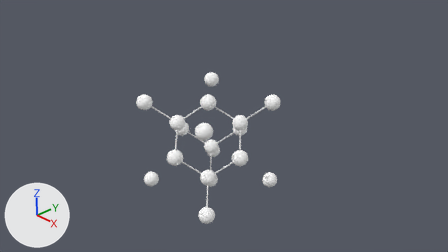
Renders of the Blender file Silicon-nocolor.blend from each side of a commit.
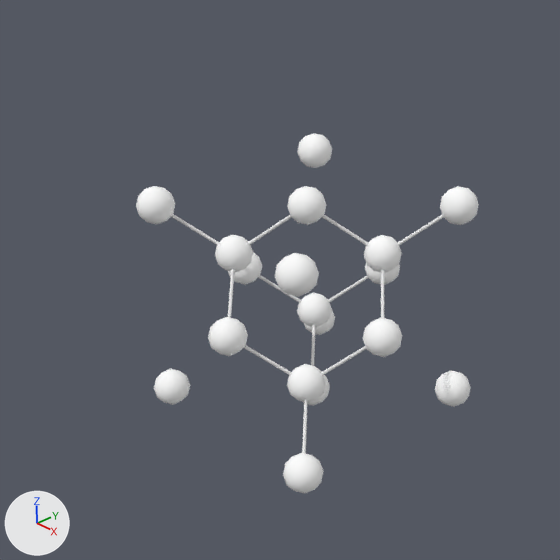
Each version is shown from the file's camera 'Camera', then close up on the part from 18% to 70% of the width and 6% to 100% of the height. Lighting does not change. The marker at lower left points along +X, +Y and +Z.
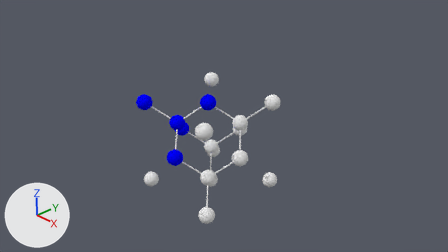
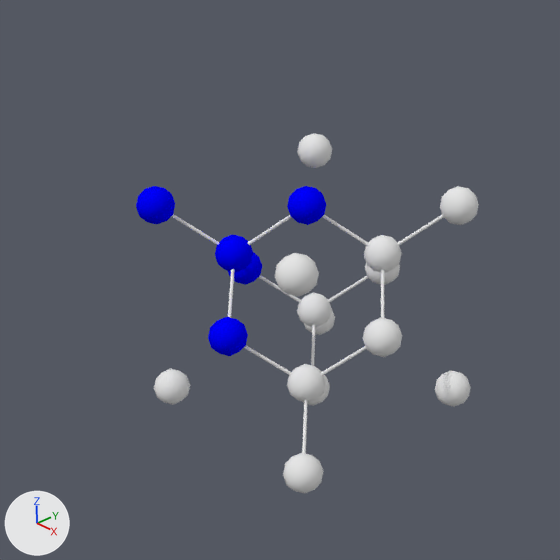
Commit message: Added color for primitive cell in silicon

Patch to the scene script:
```diff
--- a/Silicon-nocolor.blend.py
+++ b/Silicon-nocolor.blend.py
@@ me_icosphere_020 @@
 me_icosphere_020.from_pydata(...)  # 42 vertices, 80 faces; spans x -0.95..0.95, y -1.0..1.0, z -1.0..1.0
-me_icosphere_020.materials.append(mat_silicon)  # white #ffffff
+me_icosphere_020.materials.append(mat_oohshiny)  # white #e7e7e7
@@ me_icosphere_019 @@
 me_icosphere_019.from_pydata(...)  # 42 vertices, 80 faces; spans x -0.95..0.95, y -1.0..1.0, z -1.0..1.0
-me_icosphere_019.materials.append(mat_silicon)  # white #ffffff
+me_icosphere_019.materials.append(mat_primitive_cell)  # blue #0000ff
@@ me_icosphere_018 @@
 me_icosphere_018.from_pydata(...)  # 42 vertices, 80 faces; spans x -0.95..0.95, y -1.0..1.0, z -1.0..1.0
-me_icosphere_018.materials.append(mat_silicon)  # white #ffffff
+me_icosphere_018.materials.append(mat_oohshiny)  # white #e7e7e7
@@ me_icosphere_015 @@
 me_icosphere_015.from_pydata(...)  # 42 vertices, 80 faces; spans x -0.95..0.95, y -1.0..1.0, z -1.0..1.0
-me_icosphere_015.materials.append(mat_silicon)  # white #ffffff
+me_icosphere_015.materials.append(mat_primitive_cell)  # blue #0000ff
@@ me_icosphere_014 @@
 me_icosphere_014.from_pydata(...)  # 42 vertices, 80 faces; spans x -0.95..0.95, y -1.0..1.0, z -1.0..1.0
-me_icosphere_014.materials.append(mat_silicon)  # white #ffffff
+me_icosphere_014.materials.append(mat_primitive_cell)  # blue #0000ff
@@ me_icosphere_013 @@
 me_icosphere_013.from_pydata(...)  # 42 vertices, 80 faces; spans x -0.95..0.95, y -1.0..1.0, z -1.0..1.0
-me_icosphere_013.materials.append(mat_silicon)  # white #ffffff
+me_icosphere_013.materials.append(mat_oohshiny)  # white #e7e7e7
@@ me_icosphere_012 @@
 me_icosphere_012.from_pydata(...)  # 42 vertices, 80 faces; spans x -0.95..0.95, y -1.0..1.0, z -1.0..1.0
-me_icosphere_012.materials.append(mat_silicon)  # white #ffffff
+me_icosphere_012.materials.append(mat_oohshiny)  # white #e7e7e7
@@ me_icosphere_011 @@
 me_icosphere_011.from_pydata(...)  # 42 vertices, 80 faces; spans x -0.95..0.95, y -1.0..1.0, z -1.0..1.0
-me_icosphere_011.materials.append(mat_silicon)  # white #ffffff
+me_icosphere_011.materials.append(mat_primitive_cell)  # blue #0000ff
@@ me_icosphere_009 @@
 me_icosphere_009.from_pydata(...)  # 42 vertices, 80 faces; spans x -0.95..0.95, y -1.0..1.0, z -1.0..1.0
-me_icosphere_009.materials.append(mat_silicon)  # white #ffffff
+me_icosphere_009.materials.append(mat_oohshiny)  # white #e7e7e7
@@ me_icosphere_006 @@
 me_icosphere_006.from_pydata(...)  # 42 vertices, 80 faces; spans x -0.95..0.95, y -1.0..1.0, z -1.0..1.0
-me_icosphere_006.materials.append(mat_silicon)  # white #ffffff
+me_icosphere_006.materials.append(mat_oohshiny)  # white #e7e7e7
@@ me_icosphere_005 @@
 me_icosphere_005.from_pydata(...)  # 42 vertices, 80 faces; spans x -0.95..0.95, y -1.0..1.0, z -1.0..1.0
-me_icosphere_005.materials.append(mat_silicon)  # white #ffffff
+me_icosphere_005.materials.append(mat_primitive_cell)  # blue #0000ff
@@ me_icosphere_004 @@
 me_icosphere_004.from_pydata(...)  # 42 vertices, 80 faces; spans x -0.95..0.95, y -1.0..1.0, z -1.0..1.0
-me_icosphere_004.materials.append(mat_silicon)  # white #ffffff
+me_icosphere_004.materials.append(mat_oohshiny)  # white #e7e7e7
@@ me_icosphere_003 @@
 me_icosphere_003.from_pydata(...)  # 42 vertices, 80 faces; spans x -0.95..0.95, y -1.0..1.0, z -1.0..1.0
-me_icosphere_003.materials.append(mat_silicon)  # white #ffffff
+me_icosphere_003.materials.append(mat_oohshiny)  # white #e7e7e7
@@ me_icosphere_002 @@
 me_icosphere_002.from_pydata(...)  # 42 vertices, 80 faces; spans x -0.95..0.95, y -1.0..1.0, z -1.0..1.0
-me_icosphere_002.materials.append(mat_silicon)  # white #ffffff
+me_icosphere_002.materials.append(mat_oohshiny)  # white #e7e7e7
@@ me_icosphere_001 @@
 me_icosphere_001.from_pydata(...)  # 42 vertices, 80 faces; spans x -0.95..0.95, y -1.0..1.0, z -1.0..1.0
-me_icosphere_001.materials.append(mat_silicon)  # white #ffffff
+me_icosphere_001.materials.append(mat_oohshiny)  # white #e7e7e7
@@ me_icosphere @@
 me_icosphere.from_pydata(...)  # 42 vertices, 80 faces; spans x -0.95..0.95, y -1.0..1.0, z -1.0..1.0
-me_icosphere.materials.append(mat_silicon)  # white #ffffff
+me_icosphere.materials.append(mat_oohshiny)  # white #e7e7e7
```

What differs and where, as boxes (x1, y1, x2, y2) in the close-ups (560 x 560 px):
'Icosphere.002', recoloured: (275, 253, 319, 297) in both
'Icosphere.003', recoloured: (283, 453, 323, 494) in both
'Icosphere.006', recoloured: (363, 317, 402, 357) in both
'Icosphere.015', recoloured (white to blue): (208, 317, 248, 356) in both
'Icosphere.005', recoloured (white to blue): (136, 186, 175, 224) in both
'Icosphere.014', recoloured (white to blue): (287, 186, 326, 225) in both
'Icosphere', recoloured: (440, 186, 479, 225) in both
'Icosphere.018', recoloured: (287, 364, 326, 403) in both
'Icosphere.007', recoloured (white to blue): (215, 234, 253, 273) in both
'Icosphere.016', recoloured: (364, 235, 402, 273) in both
'Icosphere.009', recoloured: (435, 370, 471, 407) in both
'Icosphere.004', recoloured: (154, 369, 190, 405) in both
'Icosphere.001', recoloured: (297, 133, 332, 168) in both
'Icosphere.012', recoloured: (297, 293, 332, 328) in both
'Icosphere.011', recoloured (white to blue): (228, 252, 262, 285) in both
'Icosphere.013', recoloured: (365, 263, 400, 285) in both
